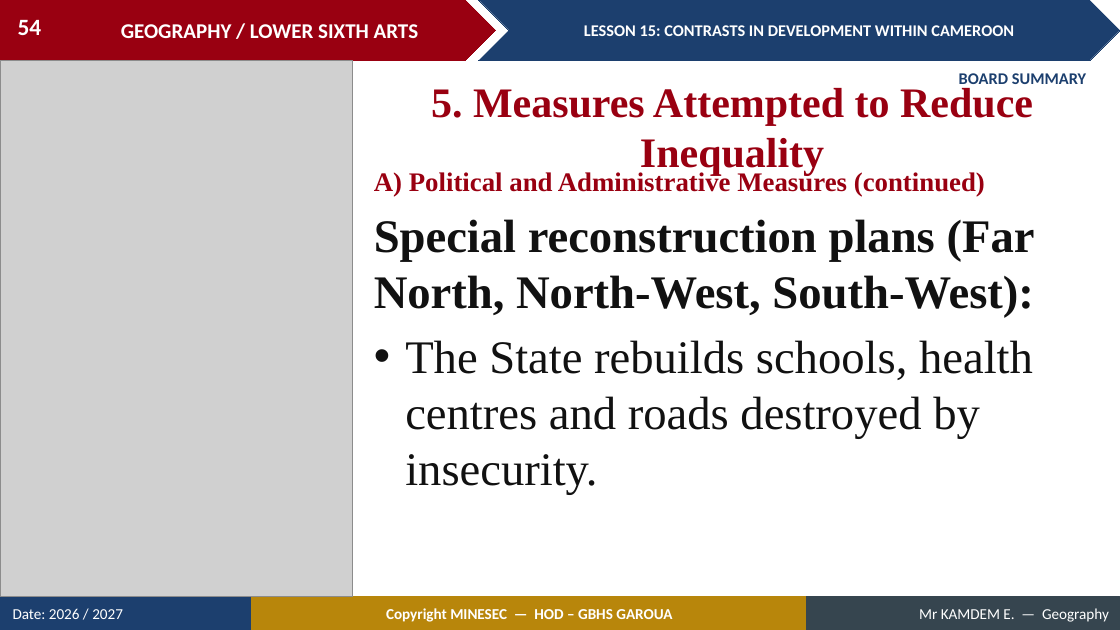
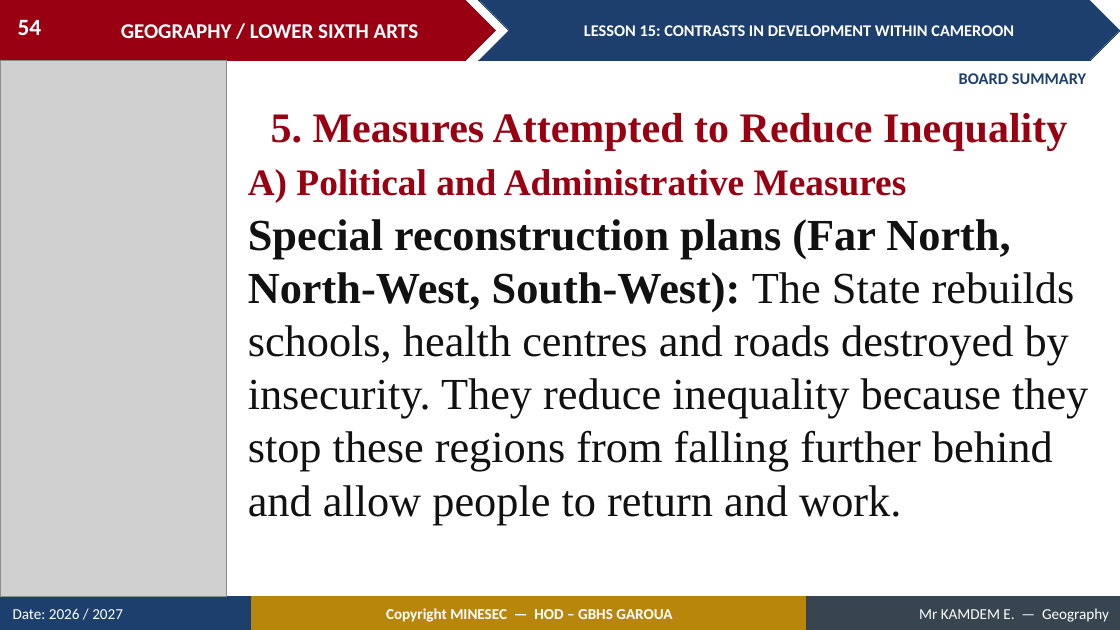
Before and after one commit to Berthautk/linea-github, a slide deck: slide 54 of lecons/LSA/Geography of Cameroon/15_LSA_CAM_L15_Contrasts_in_Development_within_Cameroon.pptx. Drawn at 1120x630 pixels with LibreOffice and Linux fonts; fonts in the diff are those of the drawing; grey boxes stand for pictures. Boxes give left, top, right and bottom in pixels: in the first picture for what was removed or moved away, otherwise in the second. Text is boxed around its words. In the diff, an @@ line names an element or a change of style, - is before the commit and + after.

```diff
--- a/lecons/LSA/Geography of Cameroon/15_LSA_CAM_L15_Contrasts_in_Development_within_Cameroon.pptx
+++ b/lecons/LSA/Geography of Cameroon/15_LSA_CAM_L15_Contrasts_in_Development_within_Cameroon.pptx
@@ picture: place and size @@
-picture at [0,60,353,597]
+picture at [0,60,227,597]
@@ text "5. Measures Attempted to Reduce ..." rewrapped from [431,88,1033,176] to [271,113,1067,150] @@
@@ text at [248,169,907,202]: text changed; size 23 to 32 pt @@
-A) Political and Administrative Measures (continued)
+A) Political and Administrative Measures
@@ text at [248,219,1088,525]: text changed; size 40 to 38 pt @@
-Special reconstruction plans (Far North, North-West, South-West):
-• The State rebuilds schools, health centres and roads destroyed by insecurity.
+Special reconstruction plans (Far North, North-West, South-West): The State rebuilds schools, health centres and roads destroyed by insecurity. They reduce inequality because they stop these regions from falling further behind and allow people to return and work.
```
Also in this commit, not shown: 20 other slides changed, 3 slides added, 14 slides removed, 5 other files.
